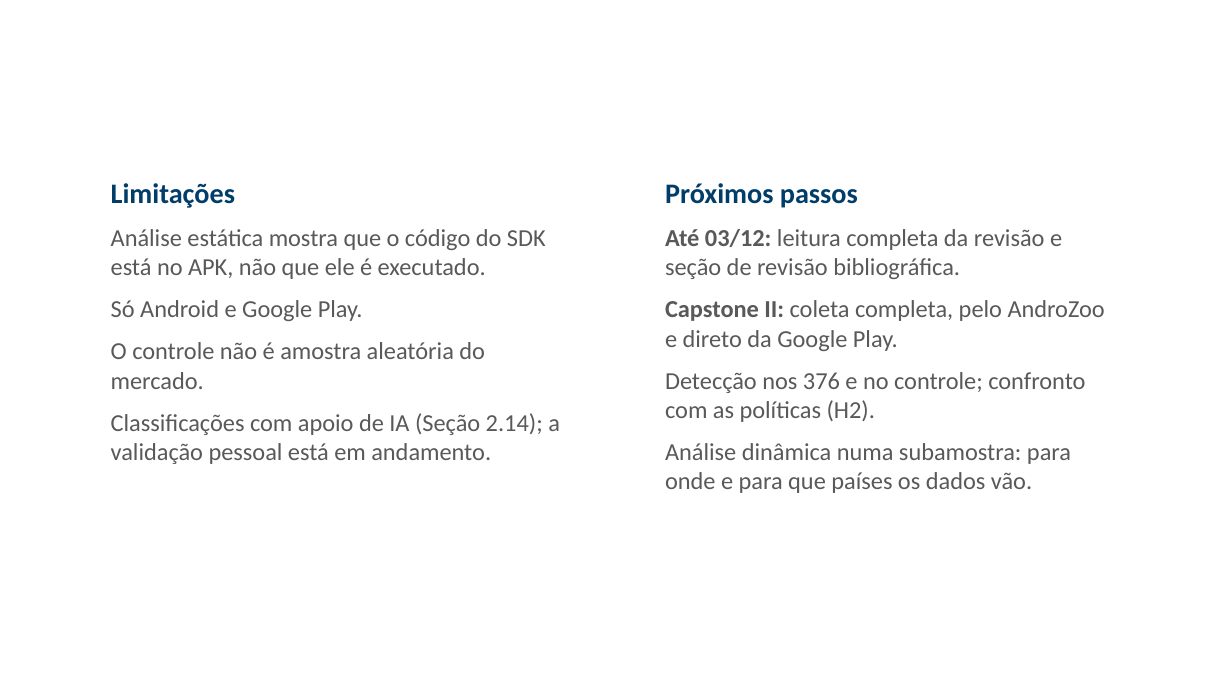
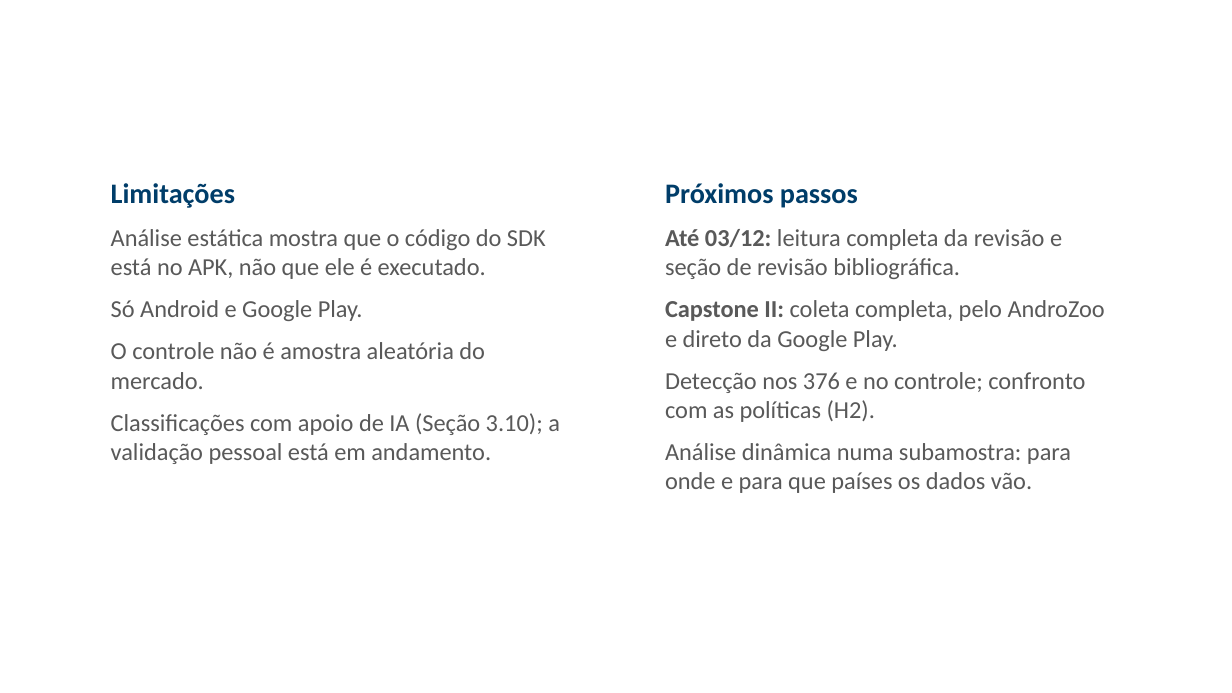
Before and after one commit to ClaudioAMF1/TCC, a slide deck: slide 13 of tcc/apresentacao/simulacao-defesa-rascunho.pptx. Drawn at 1232x693 pixels with LibreOffice and Linux fonts; fonts in the diff are those of the drawing; background and template pictures are left out. Boxes give left, top, right and bottom in pixels: in the first picture for what was removed or moved away, otherwise in the second. Text is boxed around its words. In the diff, an @@ line names an element or a change of style, - is before the commit and + after.

```diff
--- a/tcc/apresentacao/simulacao-defesa-rascunho.pptx
+++ b/tcc/apresentacao/simulacao-defesa-rascunho.pptx
@@ text at (x1=111, y1=413, x2=560, y2=464): text changed @@
-Classificações com apoio de IA (Seção 2.14); a validação pessoal está em andamento.
+Classificações com apoio de IA (Seção 3.10); a validação pessoal está em andamento.
```
Also in this commit, not shown: 2 other files.
